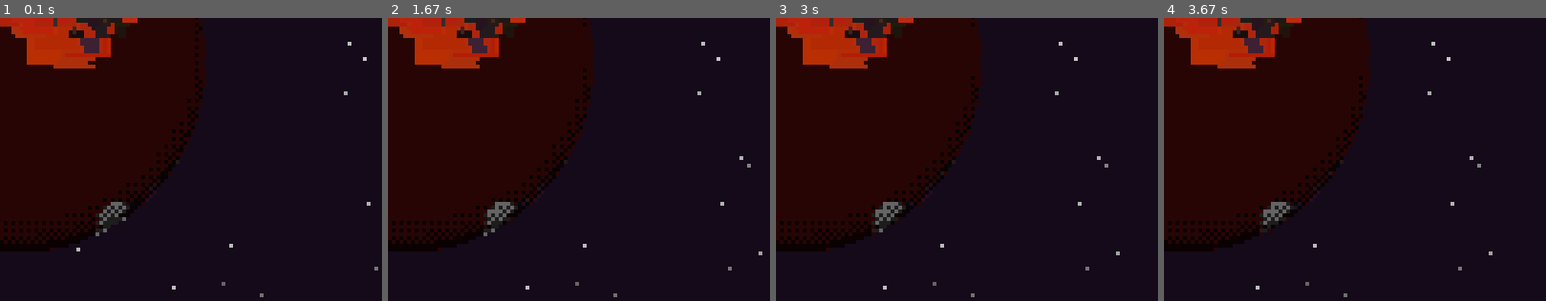
Above: before the commit, frames 1-4 (left to right).
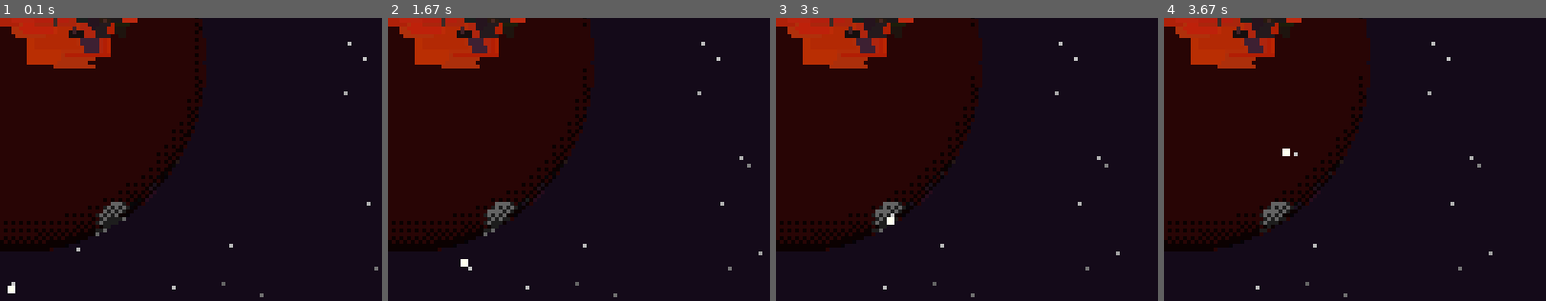
Above: after the commit, the same moments.

Repository: Thak676/pygame_planet_generator
Game: pygame game, started from main.py
Two runs of this game, one before a commit and one after it. Both use one fixed random seed, a clock stepped at 60 frames per second and the inputs below.
Inputs:
- Up to frame 1 (0.1 s): no input
- Up to frame 2 (1.67 s): hold Right 0.33-0.8 s; hold Up 0.83-1.13 s; hold Right 1.17-1.63 s
- Up to frame 3 (3 s): hold Left 1.67-2.2 s; hold Left 2.23-2.63 s; hold Up from 2.67 s (still down)
- Up to frame 4 (3.67 s): release Up at 3.03 s; hold Right from 3.07 s (still down)
The pictures show only the part of the screen within x 48-98%, y 43-93%; the shares and areas given below are measured in that part.

The runs differ from the first frame. In frame 1, less than 0.1% of the frame differs, in the area x 2-4%, y 93-98%; in frame 2, less than 0.1%; in frame 3, less than 0.1%; in frame 4, less than 0.1%.

Commit message:
small ship can be controlled

Diff:
--- a/main.py
+++ b/main.py
@@ -2,6 +2,7 @@
 import math
 import random
 from planet import Planet
+from spaceship import Spaceship
 from planet_config import (
     PlanetConfig,
     get_terran_config,
@@ -54,6 +55,9 @@
 
     current_planet = Planet(p_config)
 
+    # Create Player
+    player = Spaceship(LOGICAL_WIDTH/2, LOGICAL_HEIGHT/2 + 60, LOGICAL_WIDTH, LOGICAL_HEIGHT)
+
     # Assets
     # Stars (small points)
     stars = []
@@ -82,6 +86,10 @@
         # Update Planet
         current_planet.update()
 
+        # Update Player
+        player.handle_input()
+        player.update()
+
         # Draw Background & Stars
         canvas.fill(C_SPACE)
         for s in stars:
@@ -97,6 +105,9 @@
         planet_center_y = LOGICAL_HEIGHT // 2
         current_planet.draw(canvas, planet_center_x, planet_center_y, light_vector)
 
+        # Draw Player
+        player.draw(canvas)
+
         # Scale to window
         scaled_surf = pygame.transform.scale(canvas, (WIDTH, HEIGHT))
         real_screen.blit(scaled_surf, (0, 0))
--- /dev/null
+++ b/spaceship.py
@@ -0,0 +1,68 @@
+import pygame
+import math
+
+class Spaceship:
+    def __init__(self, x, y, bounds_w, bounds_h):
+        self.pos = pygame.math.Vector2(x, y)
+        self.vel = pygame.math.Vector2(0, 0)
+        self.acc = pygame.math.Vector2(0, 0)
+        self.angle = 90.0 # Degrees, 90 is UP usually in math standard if 0 is Right.
+                          # But we will handle logic explicitly.
+
+        self.bounds_w = bounds_w
+        self.bounds_h = bounds_h
+
+        self.color = (255, 255, 240)
+        self.thrust_power = 0.15
+        self.friction = 0.96
+        self.rotation_speed = 5.0
+
+    def handle_input(self):
+        keys = pygame.key.get_pressed()
+
+        # Reset acceleration
+        self.acc.x = 0
+        self.acc.y = 0
+
+        # Rotation (Left/Right)
+        if keys[pygame.K_LEFT] or keys[pygame.K_a]:
+            self.angle += self.rotation_speed
+        if keys[pygame.K_RIGHT] or keys[pygame.K_d]:
+            self.angle -= self.rotation_speed
+
+        # Thrust (Up/W)
+        if keys[pygame.K_UP] or keys[pygame.K_w]:
+            # Convert angle to vector
+            # Assuming 0 is Right, 90 is Up
+            rad = math.radians(self.angle)
+            thrust_x = math.cos(rad) * self.thrust_power
+            thrust_y = -math.sin(rad) * self.thrust_power # Y is down in screen coords
+
+            self.acc.x = thrust_x
+            self.acc.y = thrust_y
+
+    def update(self):
+        # Apply physics
+        self.vel += self.acc
+        self.vel *= self.friction
+        self.pos += self.vel
+
+        # Screen Wrapping
+        self.pos.x = self.pos.x % self.bounds_w
+        self.pos.y = self.pos.y % self.bounds_h
+
+    def draw(self, surface):
+        ix, iy = int(self.pos.x), int(self.pos.y)
+
+        # Draw simple dot for the ship body
+        pygame.draw.circle(surface, self.color, (ix, iy), 1)
+
+        # Draw a tiny engine flare if thrusting?
+        # Or just a direction indicator (pixel)
+        rad = math.radians(self.angle)
+        front_x = ix + math.cos(rad) * 2
+        front_y = iy - math.sin(rad) * 2
+
+        # Draw a single pixel at the front to indicate direction
+        if 0 <= front_x < self.bounds_w and 0 <= front_y < self.bounds_h:
+            surface.set_at((int(front_x), int(front_y)), (200, 200, 200))
